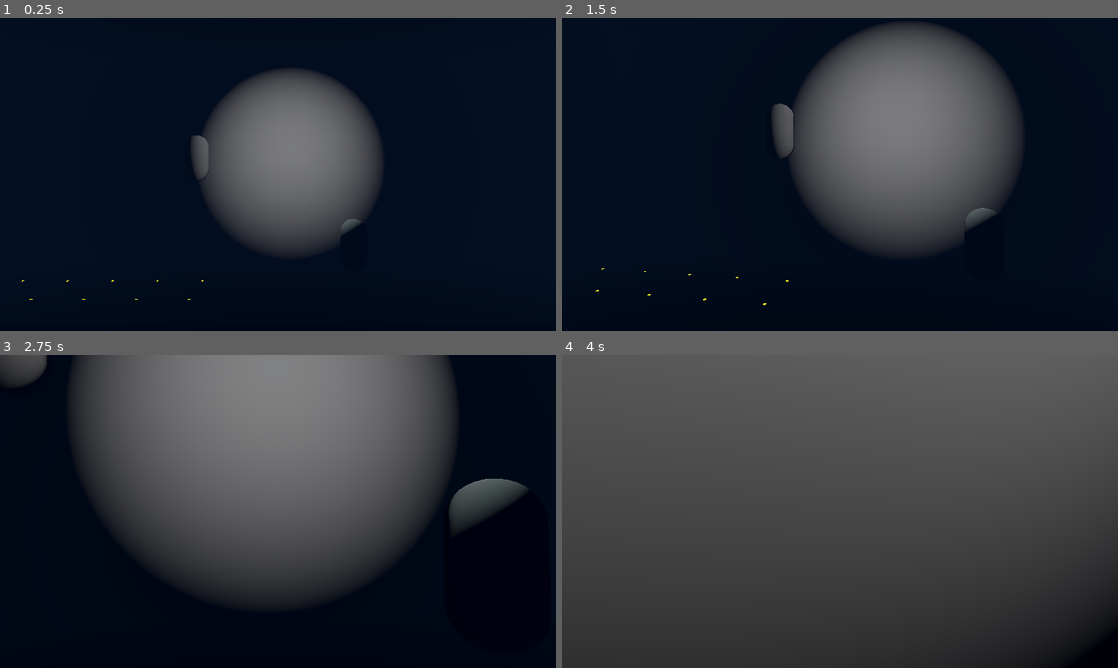
Above: before the commit, frames 1-4 (two rows, left to right).
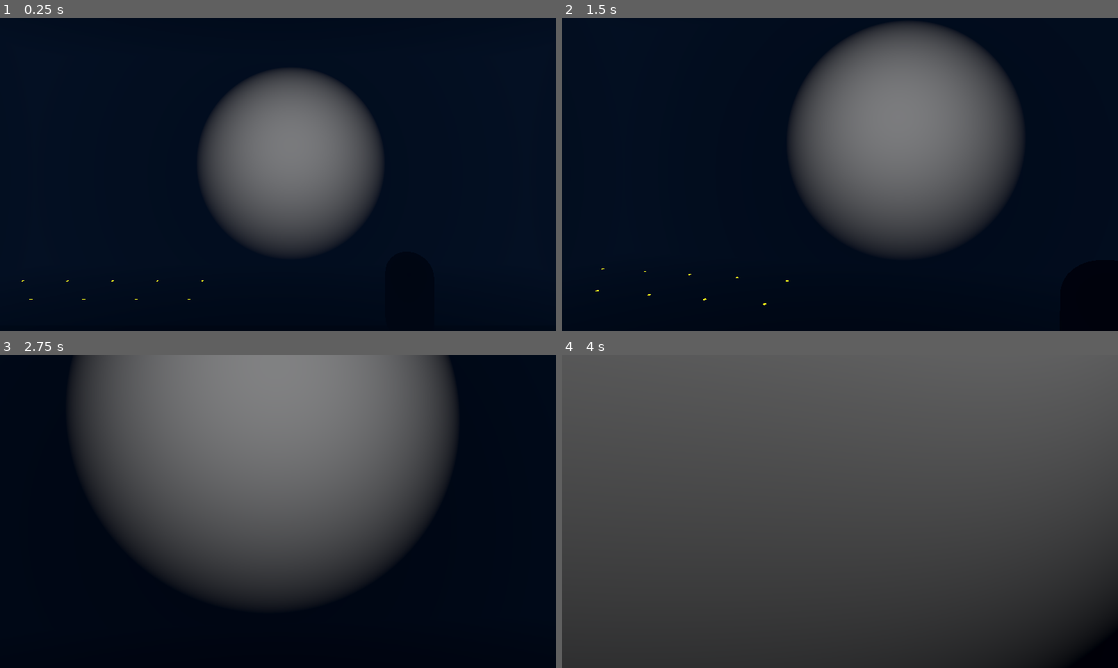
Above: after the commit, the same moments.

Repository: ConnorChow/2MinuteJam
Game: Godot game, scene res://2MinuteJam/Scenes/World.tscn
The game is run twice, just before and just after one commit, with the same random seed, the same clock (stepped at 60 frames per second) and the same inputs. Video files are missing from this copy of the repository; at most half a second of black plays in their place.
Inputs (mouse positions are in pixels of both pictures, inside the frame that each line leads up to):
- Up to frame 1 (0.25 s): no input
- Up to frame 2 (1.5 s): tap Enter at 0.5 s; move the mouse to (867, 174) at 0.52 s; hold Ctrl (ctrl) 0.53-1.28 s; hold W (forward) from 0.53 s (still down); tap Space (jump) at 0.77 s; move the mouse to (812, 174) at 1.27 s; tap E (interact) at 1.35 s
- Up to frame 3 (2.75 s): keep holding W (forward); tap Space (jump) at 1.52 s; move the mouse to (289, 505) at 2.02 s; tap Mouse wheel down (mwd) at 2.1 s
- Up to frame 4 (4 s): keep holding W (forward); move the mouse to (834, 517) at 2.77 s; tap Mouse wheel up (mwu) at 2.85 s; tap Space (jump) at 3.02, 3.77 s; move the mouse to (878, 514) at 3.52 s; hold Shift (shift) from 3.53 s (still down)

The runs differ from the first frame. In frame 1, 0.4% of the frame differs, in the area x 34-65%, y 37-71%; in frame 2, 0.7%; in frame 3, 2.0%, in the area x 0-95%, y 0-56%; in frame 4, less than 0.1%.

Commit message:
minor fixes

Diff:
--- a/2MinuteJam/Assets/darkWorldEnviro.tres
+++ b/2MinuteJam/Assets/darkWorldEnviro.tres
@@ -10,6 +10,7 @@
 
 [resource]
 background_mode = 2
+background_energy_multiplier = 0.5
 sky = SubResource("Sky_g1jya")
 ambient_light_color = Color(0.0235294, 0.0862745, 0.207843, 1)
 fog_enabled = true
--- a/2MinuteJam/Scenes/World.tscn
+++ b/2MinuteJam/Scenes/World.tscn
@@ -854,13 +854,69 @@
 size = Vector3(1, 1.25, 2)
 material = SubResource("StandardMaterial3D_3xffk")
 
+[node name="OmniLight3D" type="OmniLight3D" parent="CSGcontainer/ArcadeContainer"]
+transform = Transform3D(1, 0, 0, 0, 1, 0, 0, 0, 1, -3, 5.61579, 75.6324)
+light_bake_mode = 1
+distance_fade_enabled = true
+omni_range = 10.0
+omni_shadow_mode = 0
+
+[node name="OmniLight3D2" type="OmniLight3D" parent="CSGcontainer/ArcadeContainer"]
+transform = Transform3D(1, 0, 0, 0, 1, 0, 0, 0, 1, -3, 5.61579, 55.9237)
+light_energy = 16.0
+light_indirect_energy = 16.0
+light_bake_mode = 1
+distance_fade_enabled = true
+omni_range = 10.0
+omni_attenuation = 1.62451
+
+[node name="SpotLight3D" type="SpotLight3D" parent="CSGcontainer/ArcadeContainer"]
+transform = Transform3D(-1, 0, -5.96046e-08, -2.98023e-08, 0.866025, 0.5, 5.16191e-08, 0.5, -0.866025, -5.10025, 3.07846, 48.7715)
+light_color = Color(1, 0, 0.27451, 1)
+light_bake_mode = 1
+spot_range = 14.7488
+spot_attenuation = 0.00104665
+spot_angle = 19.1705
+
+[node name="SpotLight3D2" type="SpotLight3D" parent="CSGcontainer/ArcadeContainer"]
+transform = Transform3D(-7.90775e-09, -0.5, 0.866025, -2.98023e-08, 0.866025, 0.5, -1, -2.18557e-08, -2.17495e-08, 6.89975, 3.07846, 51.7715)
+light_color = Color(1, 0, 0.27451, 1)
+light_bake_mode = 1
+spot_range = 14.7488
+spot_attenuation = 0.00104665
+spot_angle = 19.1705
+
+[node name="SpotLight3D3" type="SpotLight3D" parent="CSGcontainer/ArcadeContainer"]
+transform = Transform3D(-7.90775e-09, -0.5, 0.866025, -2.98023e-08, 0.866025, 0.5, -1, -2.18557e-08, -2.17495e-08, 6.89975, 3.07846, 63.7715)
+light_color = Color(1, 0, 0.27451, 1)
+light_bake_mode = 1
+spot_range = 14.7488
+spot_attenuation = 0.00104665
+spot_angle = 19.1705
+
+[node name="SpotLight3D4" type="SpotLight3D" parent="CSGcontainer/ArcadeContainer"]
+transform = Transform3D(-1.19209e-07, 0.5, -0.866025, -2.26056e-08, 0.866025, 0.5, 1, 7.91817e-08, -9.19355e-08, -12.1002, 3.07846, 62.7715)
+light_color = Color(1, 0, 0.27451, 1)
+light_bake_mode = 1
+spot_range = 14.7488
+spot_attenuation = 0.00104665
+spot_angle = 19.1705
+
+[node name="SpotLight3D5" type="SpotLight3D" parent="CSGcontainer/ArcadeContainer"]
+transform = Transform3D(-1.19209e-07, 0.5, -0.866025, -2.26056e-08, 0.866025, 0.5, 1, 7.91817e-08, -9.19355e-08, -12.1002, 3.07846, 72.7715)
+light_color = Color(1, 0, 0.27451, 1)
+light_bake_mode = 1
+spot_range = 14.7488
+spot_attenuation = 0.00104665
+spot_angle = 19.1705
+
 [node name="WorldEnvironment" type="WorldEnvironment" parent="."]
 environment = ExtResource("2_q27q1")
 
 [node name="DirectionalLight3D" type="DirectionalLight3D" parent="."]
-light_color = Color(0, 0, 0.235294, 1)
+transform = Transform3D(1, 0, 0, 0, -4.37114e-08, 1, 0, -1, -4.37114e-08, 0, 16.9813, 0)
+light_color = Color(0, 0.054902, 0.411765, 1)
 shadow_enabled = true
-sky_mode = 2
 
 [node name="Player" parent="." instance=ExtResource("1_q0ld0")]
 transform = Transform3D(1, 0, 0, 0, 1, 0, 0, 0, 1, -2.61046, 4.47646, 5.5047)
@@ -902,7 +958,7 @@
 autowrap_mode = 3
 
 [node name="BaseNpc" parent="." instance=ExtResource("6_j1s7m")]
-transform = Transform3D(1, 0, 0, 0, 1, 0, 0, 0, 1, 0.305989, 2.51309, -6.25863)
+transform = Transform3D(1, 0, 0, 0, 1, 0, 0, 0, 1, 0.305989, 2.5, -1.25863)
 
 [node name="GroundMesh" type="MeshInstance3D" parent="."]
 mesh = SubResource("PlaneMesh_rvy3p")
@@ -917,7 +973,7 @@
 transform = Transform3D(1, 0, 0, 0, 1, 0, 0, 0, 1, -13.3911, 2.14309, 22.6921)
 
 [node name="BaseNpc2" parent="." instance=ExtResource("13_rqgvj")]
-transform = Transform3D(1, 0, 0, 0, 1, 0, 0, 0, 1, -6.19962, 5.96578, -7.81875)
+transform = Transform3D(1, 0, 0, 0, 1, 0, 0, 0, 1, -6.19962, 5.5, 8.18125)
 colour = Color(0, 0, 0, 1)
 
 [node name="MusicContainer" type="Node" parent="."]
